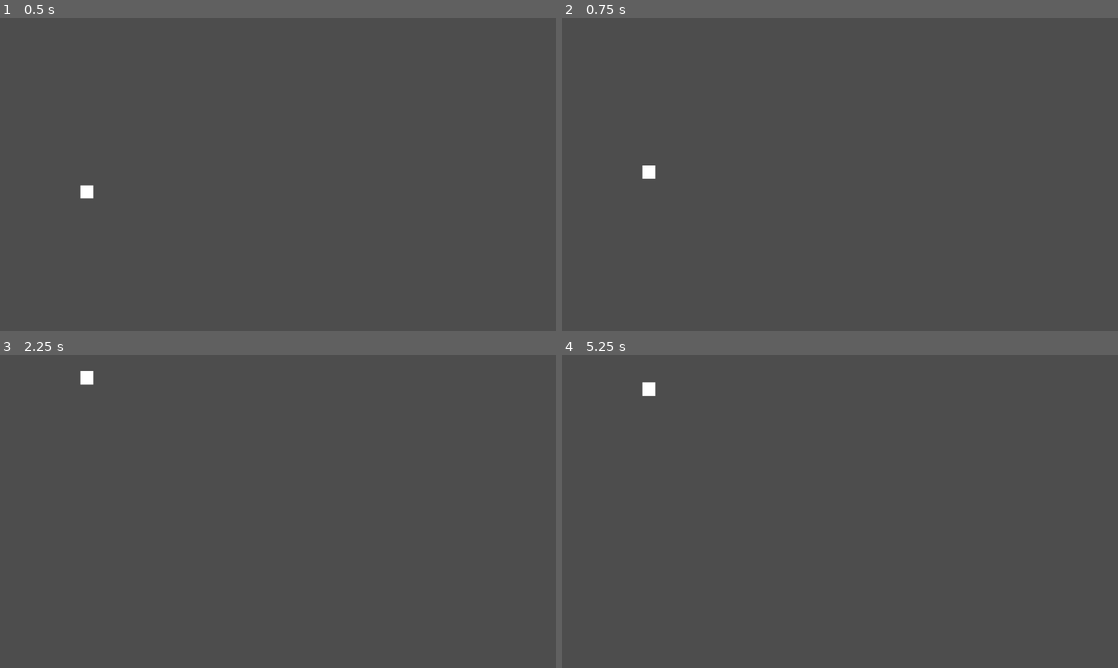
Above: before the commit, frames 1-4 (two rows, left to right).
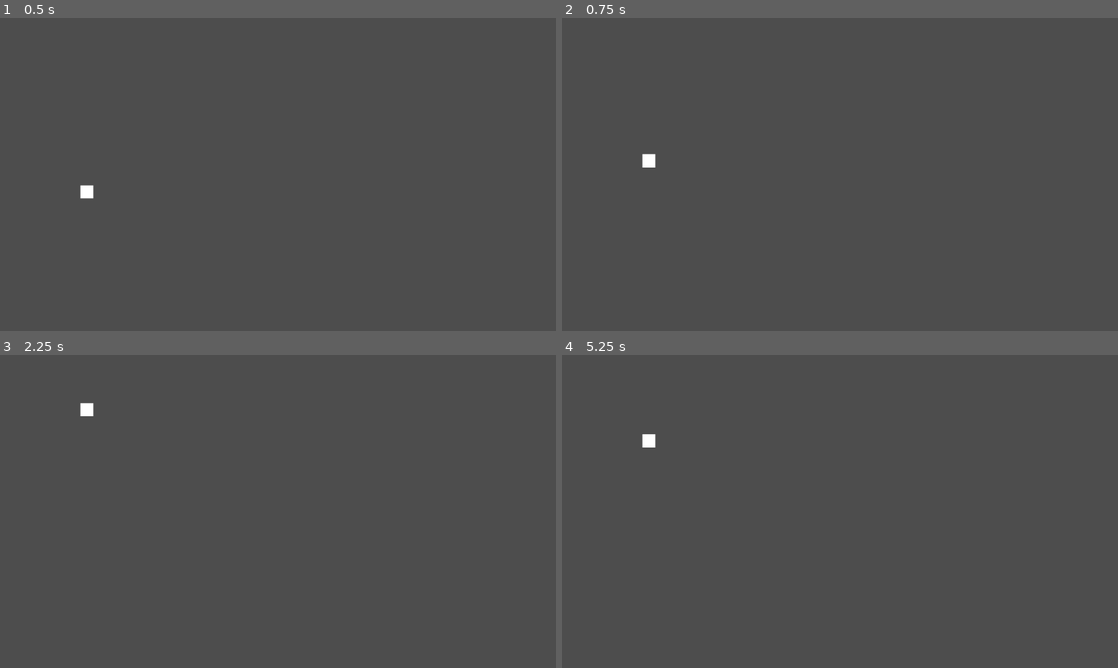
Above: after the commit, the same moments.

Repository: mauro-vb/mobile-game-project
Game: Godot game, scene res://scenes/main.tscn
The game is run twice, just before and just after one commit, with the same random seed, the same clock (stepped at 60 frames per second) and the same inputs. The project has no main scene, so this scene is started directly.
Inputs:
- Up to frame 1 (0.5 s): no input
- Up to frame 2 (0.75 s): tap Enter at 0.5 s; hold Up (up) from 0.53 s (still down)
- Up to frame 3 (2.25 s): release Up (up) at 1.28 s; hold Down (down) 1.28-2.03 s; tap Space at 2 s; hold Up (up) from 2.03 s (still down)
- Up to frame 4 (5.25 s): tap Enter at 3.5, 5 s; release Up (up) at 3.53 s; hold Down (down) from 3.53 s (still down); tap Space at 4.25 s

Frame 1 is identical in both runs. In frame 2, 0.2% of the frame differs, in the area x 14-17%, y 43-52%; in frame 3, 0.2%, in the area x 14-17%, y 5-20%; in frame 4, 0.2%.

Commit message:
added base obstacle

Diff:
--- a/scenes/main.tscn
+++ b/scenes/main.tscn
@@ -1,8 +1,21 @@
-[gd_scene load_steps=2 format=3 uid="uid://d372d30v65ab3"]
+[gd_scene load_steps=4 format=3 uid="uid://d372d30v65ab3"]
 
 [ext_resource type="PackedScene" uid="uid://osjos5q8palv" path="res://scenes/player.tscn" id="1_g5a11"]
+[ext_resource type="PackedScene" uid="uid://vmwj68imf4du" path="res://scenes/test_obstacle.tscn" id="2_oh37n"]
+
+[sub_resource type="CircleShape2D" id="CircleShape2D_fdlym"]
+radius = 32.0
 
 [node name="Main" type="Node2D"]
 
 [node name="Player" parent="." instance=ExtResource("1_g5a11")]
 position = Vector2(200, 400)
+
+[node name="Area2D" type="Area2D" parent="."]
+position = Vector2(225, 210)
+
+[node name="CollisionShape2D" type="CollisionShape2D" parent="Area2D"]
+shape = SubResource("CircleShape2D_fdlym")
+
+[node name="Obstacle" parent="." instance=ExtResource("2_oh37n")]
+position = Vector2(1251, 415)
--- a/scenes/player.tscn
+++ b/scenes/player.tscn
@@ -25,3 +25,8 @@
 
 [node name="CollisionShape2D" type="CollisionShape2D" parent="HitBox"]
 shape = SubResource("RectangleShape2D_0ewfx")
+
+[node name="CollisionShape2D" type="CollisionShape2D" parent="."]
+shape = SubResource("RectangleShape2D_0ewfx")
+
+[connection signal="area_entered" from="HitBox" to="." method="_on_hit_box_area_entered"]
--- /dev/null
+++ b/scenes/test_obstacle.tscn
@@ -0,0 +1,13 @@
+[gd_scene load_steps=3 format=3 uid="uid://vmwj68imf4du"]
+
+[ext_resource type="Script" path="res://scripts/obstacle.gd" id="1_j7yni"]
+
+[sub_resource type="RectangleShape2D" id="RectangleShape2D_jdavw"]
+
+[node name="Obstacle" type="Node2D"]
+script = ExtResource("1_j7yni")
+
+[node name="Area2D" type="Area2D" parent="."]
+
+[node name="CollisionShape2D" type="CollisionShape2D" parent="Area2D"]
+shape = SubResource("RectangleShape2D_jdavw")
--- a/scripts/components/hitbox_component.gd
+++ b/scripts/components/hitbox_component.gd
@@ -3,6 +3,8 @@
 
 @export var health_component : HealthComponent
 
+var invulnerable := false
+
 func damage(damage_amount:int):
 	if health_component:
 		health_component.damage(damage_amount)
--- /dev/null
+++ b/scripts/obstacle.gd
@@ -0,0 +1,12 @@
+extends Node2D
+class_name Obstacle
+
+@export var speed := 10
+@export var hitbox_component : HitBoxComponent
+
+func _physics_process(_delta):
+	position.x -= speed
+
+func _process(_delta):
+	if position.x < -200:
+		queue_free()
--- a/scripts/player.gd
+++ b/scripts/player.gd
@@ -1,19 +1,23 @@
 extends CharacterBody2D
 
 
-const SPEED = 800.0
-const ACCELERATION = 35
-const DECELERATION_THRESHOLD = 50
+const SPEED = 900.0
+const ACCELERATION = 55
 
 
+func wants_move_up():
+	return Input.is_action_pressed("up")
+
+func wants_move_down():
+	return Input.is_action_pressed("down")
 
 func _physics_process(_delta):
 	var decelerate = func(): velocity.y = lerp(velocity.y, 0.0, .05) # Lambda function to decelerate
 	# Get the input direction and handle the movement/deceleration.
 	# As good practice, you should replace UI actions with custom gameplay actions.
-	var up = Input.is_action_pressed("up")
-	var down = Input.is_action_pressed("down")
-	print(velocity.y)
+	var up = wants_move_up()
+	var down = wants_move_down()
+
 	if down and up:
 		decelerate.call()
 	elif down:
@@ -28,3 +32,7 @@
 		decelerate.call()
 
 	move_and_slide()
+
+
+func _on_hit_box_area_entered(area):
+	print(area.name)
